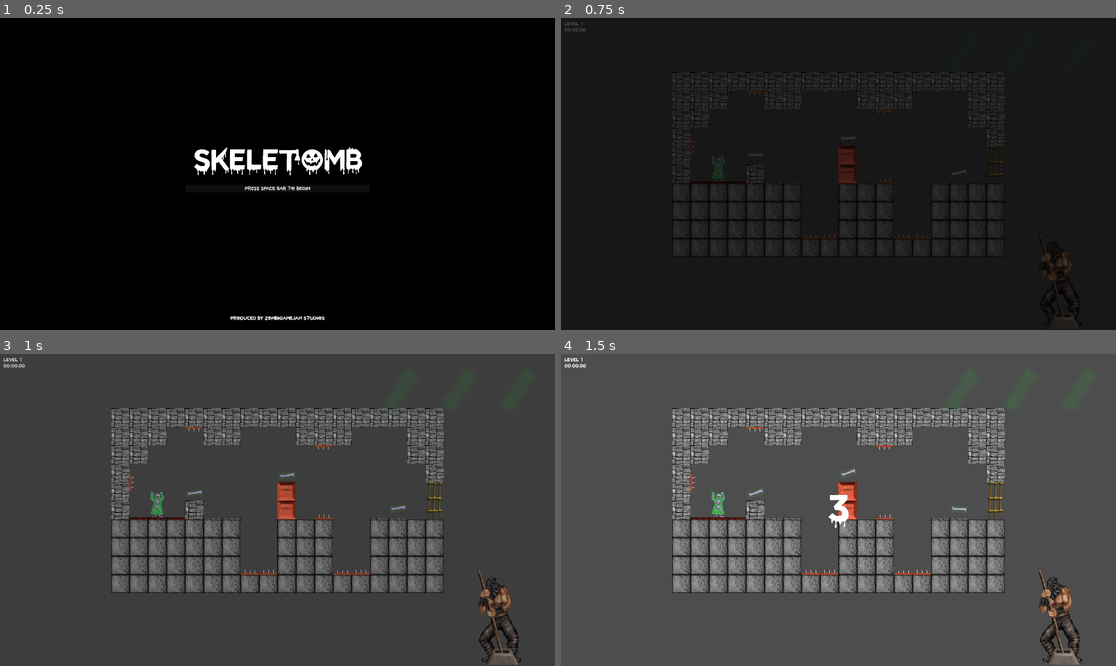
Above: before the commit, frames 1-4 (two rows, left to right).
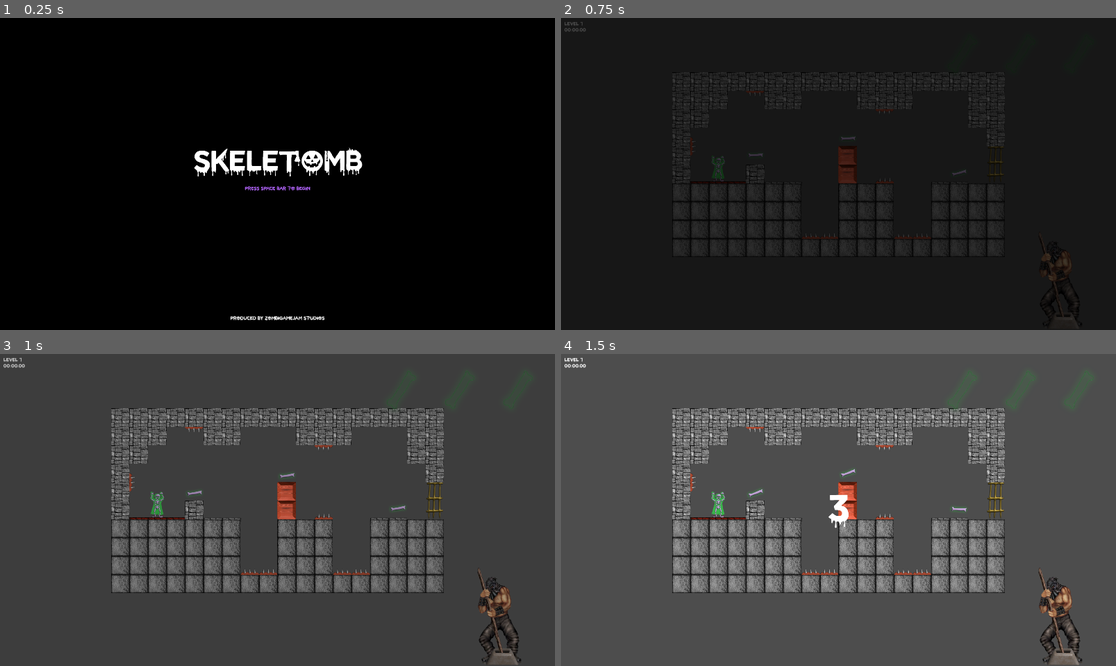
Above: after the commit, the same moments.

Repository: Drew-Wagner/Spectros
Game: Godot game, scene res://scenes/main_menu.tscn
Two runs of this game, one before a commit and one after it. Both use one fixed random seed, a clock stepped at 60 frames per second and the inputs below. Sound files missing from this copy of the repository are replaced by a short silence.
Inputs:
- Up to frame 1 (0.25 s): no input
- Up to frame 2 (0.75 s): click "PRESS SPACE BAR TO BEGIN" at 0.5 s
- Up to frame 3 (1 s): no input
- Up to frame 4 (1.5 s): hold Space (toggle) from 1.28 s (still down)

The runs differ from the first frame. In frame 1, 0.7% of the frame differs, in the area x 34-66%, y 41-56%; in frame 2, nothing differs; in frame 3, nothing differs; in frame 4, nothing differs.

Commit message:
fix broken theme

Diff:
--- a/halloween.tres
+++ b/halloween.tres
@@ -1,3 +1,11 @@
-[gd_resource type="Theme" format=3 uid="uid://c8yr1ofry6eot"]
+[gd_resource type="Theme" load_steps=2 format=3 uid="uid://c8yr1ofry6eot"]
+
+[sub_resource type="StyleBoxEmpty" id="StyleBoxEmpty_4jvyo"]
 
 [resource]
+Button/colors/font_color = Color(0.694118, 0.392157, 0.980392, 1)
+Button/styles/disabled = SubResource("StyleBoxEmpty_4jvyo")
+Button/styles/focus = SubResource("StyleBoxEmpty_4jvyo")
+Button/styles/hover = SubResource("StyleBoxEmpty_4jvyo")
+Button/styles/normal = SubResource("StyleBoxEmpty_4jvyo")
+Button/styles/pressed = SubResource("StyleBoxEmpty_4jvyo")
--- a/scenes/game.tscn
+++ b/scenes/game.tscn
@@ -16,6 +16,21 @@
 [ext_resource type="Texture2D" uid="uid://b8lrhek1y2knw" path="res://textures/switch_E03.png" id="12_t227g"]
 [ext_resource type="Script" path="res://scripts/toggleable.gd" id="13_qf1cm"]
 
+[sub_resource type="Animation" id="Animation_a07gw"]
+length = 0.001
+tracks/0/type = "value"
+tracks/0/imported = false
+tracks/0/enabled = true
+tracks/0/path = NodePath(".:texture")
+tracks/0/interp = 1
+tracks/0/loop_wrap = true
+tracks/0/keys = {
+"times": PackedFloat32Array(0),
+"transitions": PackedFloat32Array(1),
+"update": 1,
+"values": [ExtResource("10_ocyo5")]
+}
+
 [sub_resource type="Animation" id="Animation_vn3ui"]
 resource_name = "switch"
 length = 0.20001
@@ -30,21 +45,6 @@
 "transitions": PackedFloat32Array(1, 1, 1),
 "update": 1,
 "values": [ExtResource("10_ocyo5"), ExtResource("10_mamxs"), ExtResource("12_t227g")]
-}
-
-[sub_resource type="Animation" id="Animation_a07gw"]
-length = 0.001
-tracks/0/type = "value"
-tracks/0/imported = false
-tracks/0/enabled = true
-tracks/0/path = NodePath(".:texture")
-tracks/0/interp = 1
-tracks/0/loop_wrap = true
-tracks/0/keys = {
-"times": PackedFloat32Array(0),
-"transitions": PackedFloat32Array(1),
-"update": 1,
-"values": [ExtResource("10_ocyo5")]
 }
 
 [sub_resource type="AnimationLibrary" id="AnimationLibrary_r5uvx"]
Not shown, added: sounds/LEVIER_GJ_STATE_Countdown.wav.import
